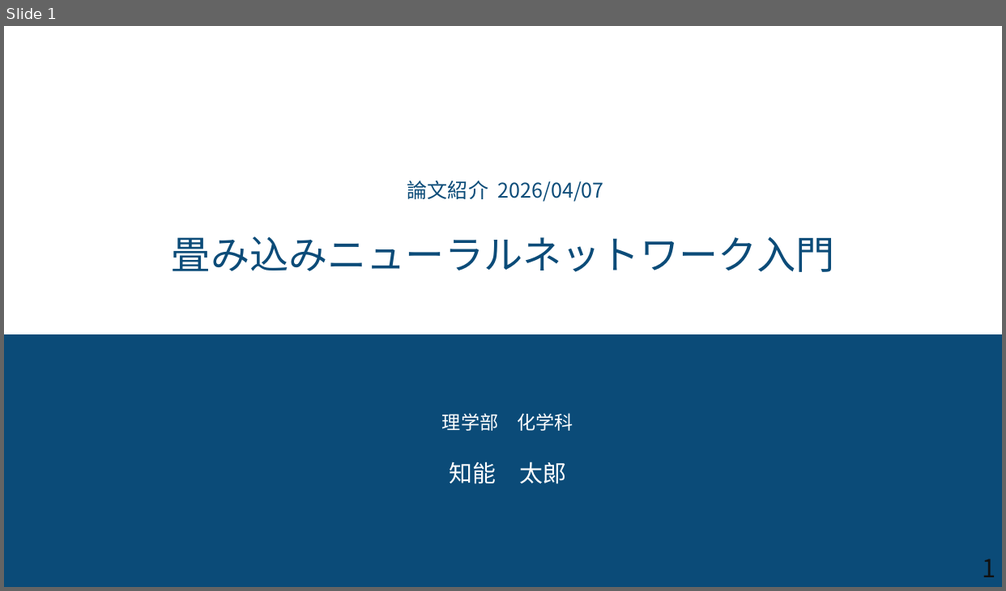
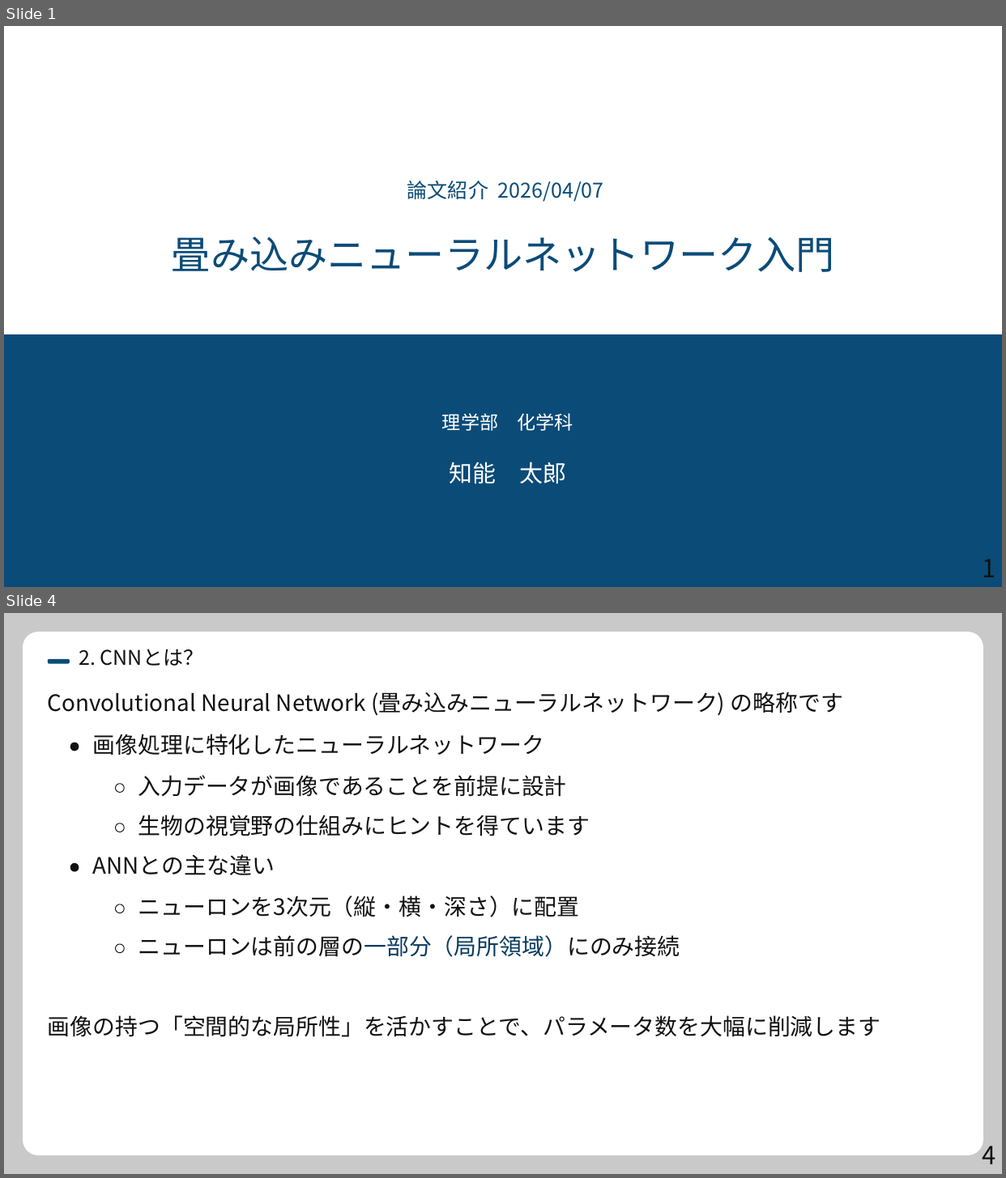
Before and after one commit to syarasyoujyu/create_presentation, a slide deck: data/CNN/step2.pptx. Shown one above the other, each under a label of ours: slide 1 before the commit, slides 1 and 4 after it; the slides between them are not shown. The pictures are 1006x591 and 1006x1178 pixels, drawn with LibreOffice and Linux fonts; fonts in the diff are those of the drawing. Boxes give left, top, right and bottom in pixels: in the first picture for what was removed or moved away, otherwise in the second. Text is boxed around its words. In the diff, an @@ line names an element or a change of style, - is before the commit and + after.

Commit message:
フォントサイズを考慮しながら、数式追加できるように調整

```diff
--- a/data/CNN/step2.pptx
+++ b/data/CNN/step2.pptx
@@ slide 4 added at (x1=4, y1=613, x2=1002, y2=1174), background #FFFFFF @@
@@ freeform shape added at (x1=4, y1=613, x2=1002, y2=1174), fill #FFFFFF @@
@@ freeform shape added at (x1=4, y1=613, x2=1002, y2=1174), fill #C9C9C9 @@
@@ freeform shape added at (x1=23, y1=632, x2=983, y2=1156), fill #FFFFFF @@
@@ freeform shape added at (x1=48, y1=658, x2=69, y2=663), fill #0B4B78 @@
@@ text added at (x1=79, y1=649, x2=204, y2=666), 19.5 pt, text #111111 @@
+2. CNNとは？
@@ text added at (x1=48, y1=692, x2=843, y2=716), 21.7 pt, text #111111 @@
+Convolutional Neural Network (畳み込みニューラルネットワーク) の略称です
@@ text added at (x1=93, y1=734, x2=544, y2=756), 21.7 pt, text #111111 @@
+画像処理に特化したニューラルネットワーク
@@ freeform shape added at (x1=70, y1=743, x2=79, y2=751), fill #111111 @@
@@ text added at (x1=138, y1=775, x2=567, y2=797), 21.7 pt, text #111111 @@
+入力データが画像であることを前提に設計
@@ freeform shape added at (x1=116, y1=784, x2=124, y2=792), outline #111111 0.74 pt @@
@@ freeform shape added at (x1=116, y1=824, x2=124, y2=832), outline #111111 0.74 pt @@
@@ text added at (x1=138, y1=815, x2=590, y2=837), 21.7 pt, text #111111 @@
+生物の視覚野の仕組みにヒントを得ています
@@ text added at (x1=93, y1=854, x2=275, y2=875), 21.7 pt, text #111111 @@
+ANNとの主な違い
@@ freeform shape added at (x1=70, y1=863, x2=79, y2=871), fill #111111 @@
@@ text added at (x1=138, y1=896, x2=580, y2=918), 21.7 pt, text #111111 @@
+ニューロンを3次元（縦‧横‧深さ）に配置
@@ freeform shape added at (x1=116, y1=905, x2=124, y2=914), outline #111111 0.74 pt @@
@@ freeform shape added at (x1=116, y1=944, x2=124, y2=953), outline #111111 0.74 pt @@
@@ text added at (x1=138, y1=935, x2=680, y2=957), 21.7 pt, text #111111 @@
+ニューロンは前の層の一部分（局所領域）にのみ接続
@@ text added at (x1=48, y1=1016, x2=880, y2=1037), 21.7 pt, text #111111 @@
+画像の持つ「空間的な局所性」を活かすことで、パラメータ数を大幅に削減します
@@ text added at (x1=982, y1=1139, x2=995, y2=1165), 24 pt, text #111111 @@
+4
```
Also in this commit, not shown: 6 slides changed, 4 other slides added, 4 slides removed, 16 other files.
